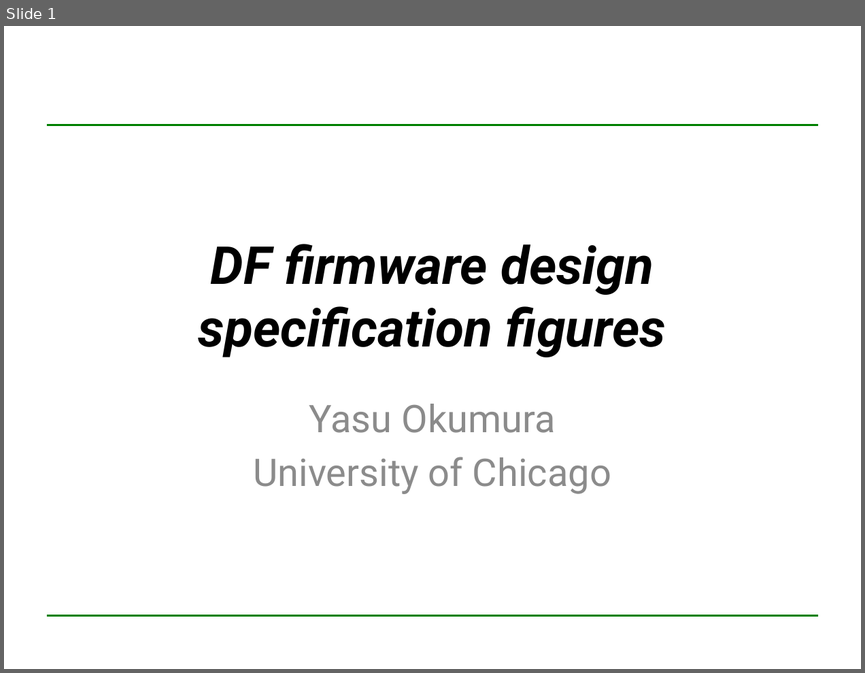
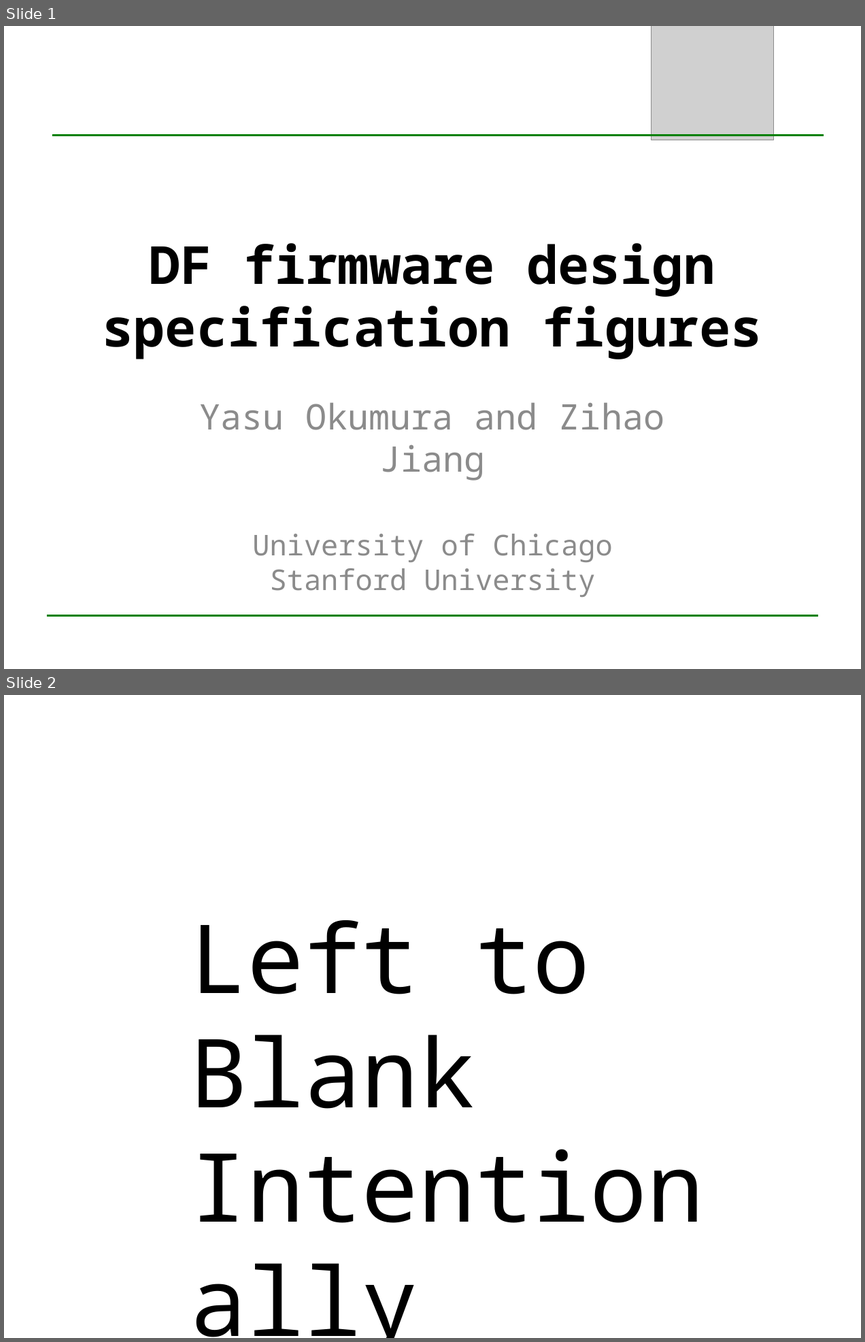
Before and after one commit to zihaoj/DataFormatterSpec, a slide deck: figures.pptx. Shown one above the other, each under a label of ours: slide 1 before the commit, slides 1 and 2 after it. The pictures are 865x673 and 865x1342 pixels, drawn with LibreOffice and Linux fonts; fonts in the diff are those of the drawing; grey boxes stand for pictures; background and template pictures are left out. Boxes give left, top, right and bottom in pixels: in the first picture for what was removed or moved away, otherwise in the second. Text is boxed around its words. In the diff, an @@ line names an element or a change of style, - is before the commit and + after.

Commit message:
zihao check in

```diff
--- a/figures.pptx
+++ b/figures.pptx
@@ slide 2 added at box(4, 695, 861, 1338), background #FFFFFF @@
@@ text added at box(190, 920, 589, 1108), 80 pt, text #000000 @@
+Left to Blank Intentionally
@@ slide 1 changed as well @@
@@ picture added at box(651, 26, 773, 140) @@
@@ line removed from (47, 125) to (818, 125) @@
@@ line added from (52, 135) to (823, 135), #008000 2 pt @@
@@ title "DF firmware design specification figures" at box(102, 243, 762, 359): font Roboto to Noto Sans Mono, italic off @@
@@ subtitle at box(200, 402, 664, 597): text changed; size 32 to 24.1 pt; font Roboto to Noto Sans Mono @@
-Yasu Okumura
-University of Chicago
+Yasu Okumura and Zihao Jiang
+University of Chicago
+Stanford University
```
Also in this commit, not shown: 10 other slides changed, 3 other slides added, 1 slide removed, 6 other files.
